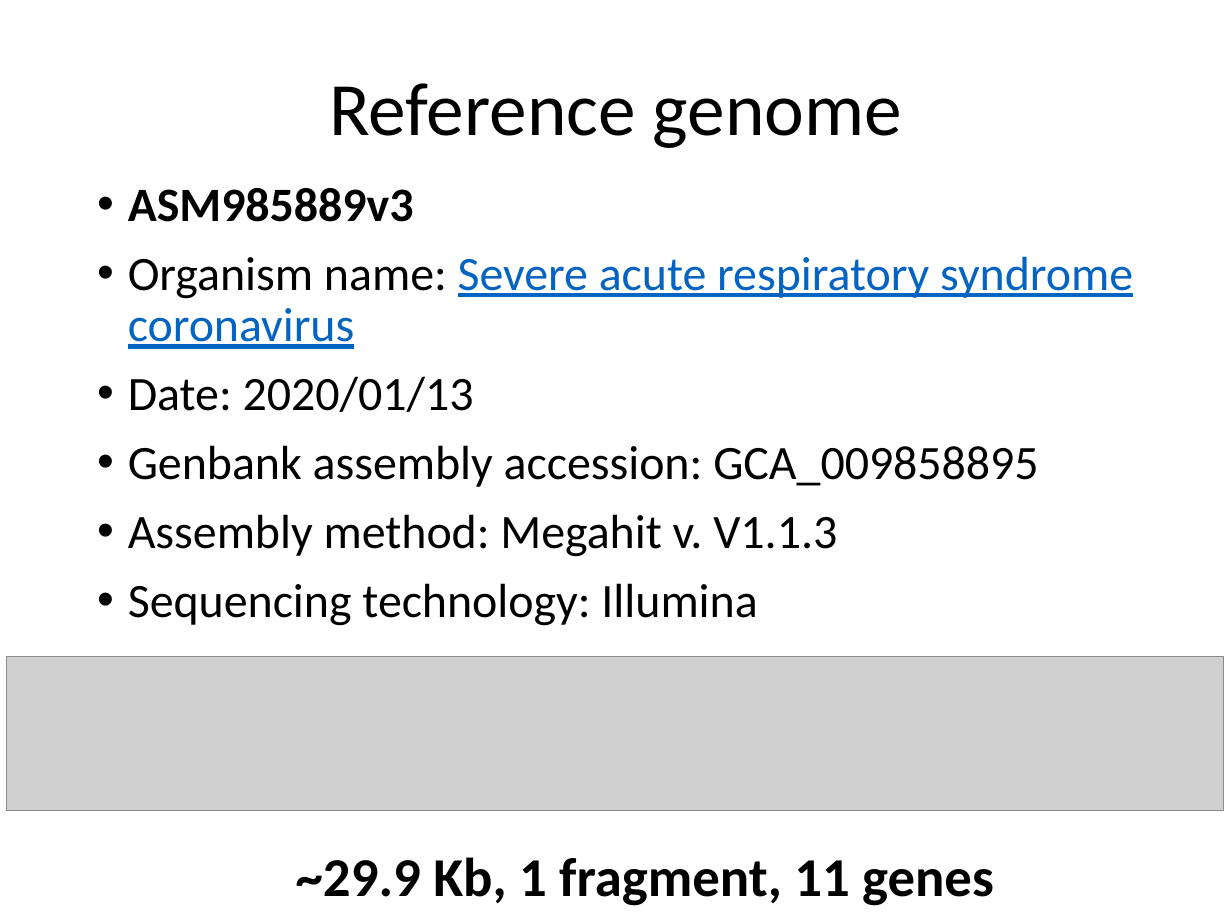
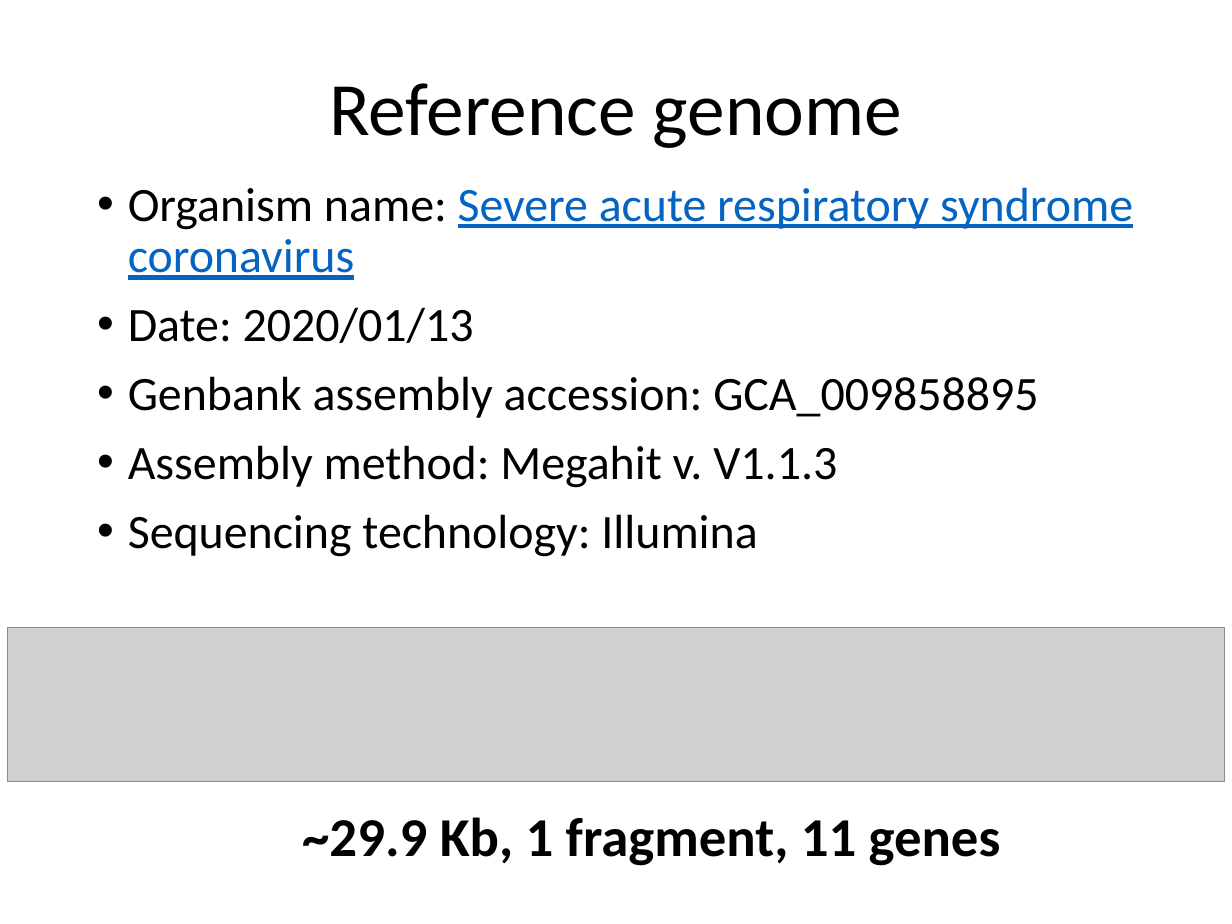
Before and after one commit to liu3zhenlab/teaching, a slide deck: slide 6 of PLPTH813Bioinformatis/2021/inclassProjects/inclass01_Covid19tree.pptx. Drawn at 1232x924 pixels with LibreOffice and Linux fonts; fonts in the diff are those of the drawing; grey boxes stand for pictures. Boxes give left, top, right and bottom in pixels: in the first picture for what was removed or moved away, otherwise in the second. Text is boxed around its words. In the diff, an @@ line names an element or a change of style, - is before the commit and + after.

```diff
--- a/PLPTH813Bioinformatis/2021/inclassProjects/inclass01_Covid19tree.pptx
+++ b/PLPTH813Bioinformatis/2021/inclassProjects/inclass01_Covid19tree.pptx
@@ text at [128,188,414,222]: paragraph removed @@
-• ASM985889v3
@@ picture: place and size @@
-picture at [7,657,1223,811]
+picture at [7,627,1223,781]
@@ text "~29.9 Kb, 1 fragment, 11 ...": place and size @@
-text "~29.9 Kb, 1 fragment, 11 ..." at [296,857,994,906]
+text "~29.9 Kb, 1 fragment, 11 ..." at [302,817,1001,866]
```
Also in this commit, not shown: 1 other file.
